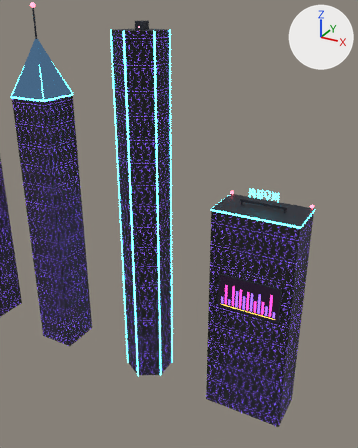
The Blender file blender/city.blend: old version first, new version second.
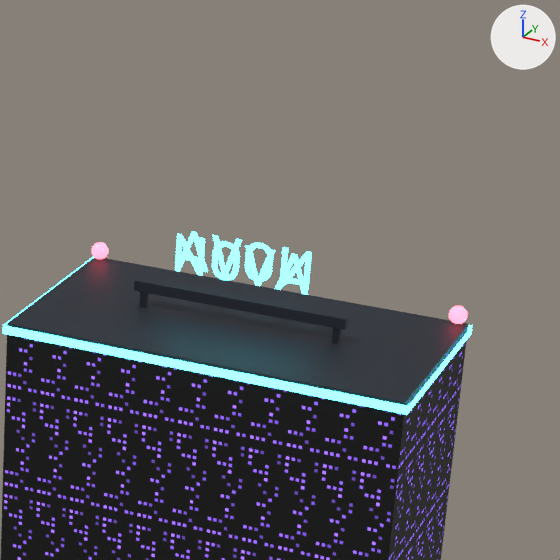
Each version appears first from a 50 mm camera at (155.3, -108.5, 105.2) aimed at (102.4, -12.3, 57.1), and next in a close-up on the part from 59% to 93% of the width and 30% to 58% of the height. The lights are fixed; the arrows at upper right show +X, +Y and +Z. The first two pictures are the older version.

The first close-up shows 'Tower.007', 'Trim.007', 'Windows.007' and 1 more.
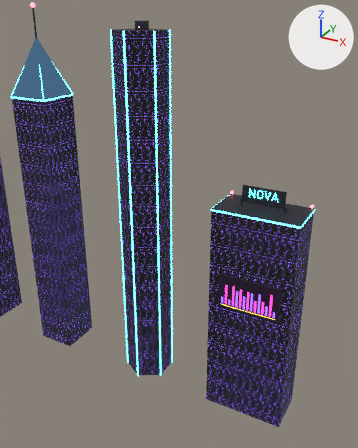
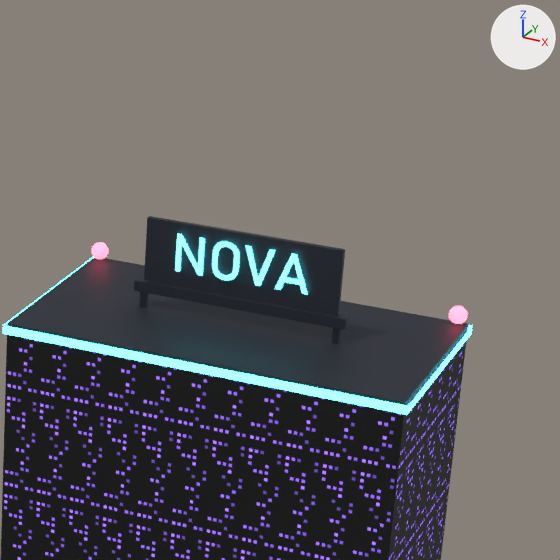
The change, as a list of edits to the scene's bpy script:
```text
Change me_roof_010:
    used by ob_tower_007; parent = ob_tower_billboard_block; location = (0.0, 0.0, 0.0)
    remove me_roof_010.from_pydata(...)  # 60 vertices, 39 faces; spans x -11.3..11.0, y -6.3..6.0, z 22.7..61.5
    add me_roof_010.from_pydata(...)  # 68 vertices, 45 faces; spans x -11.3..11.0, y -6.3..6.0, z 22.7..65.2
    me_roof_010 part 1: a new loose piece, a box spanning x -5.5..5.5, y -0.15..0.15, z 61.6..65.2, in mat_tower (greyish blue #30353f)
```

What differs and where, as boxes (x1, y1, x2, y2) in the close-ups (560 x 560 px):
'Tower.007', reshaped: before (8, 257, 468, 402); after (8, 216, 468, 402)
part 1 of me_roof_010, added: after (144, 216, 345, 315)
